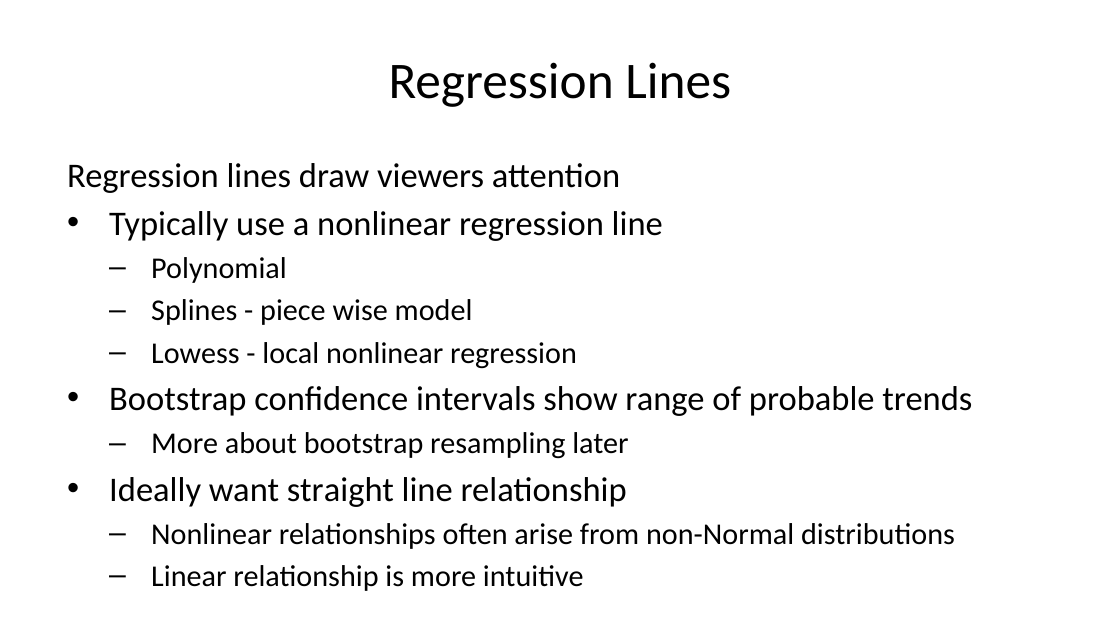
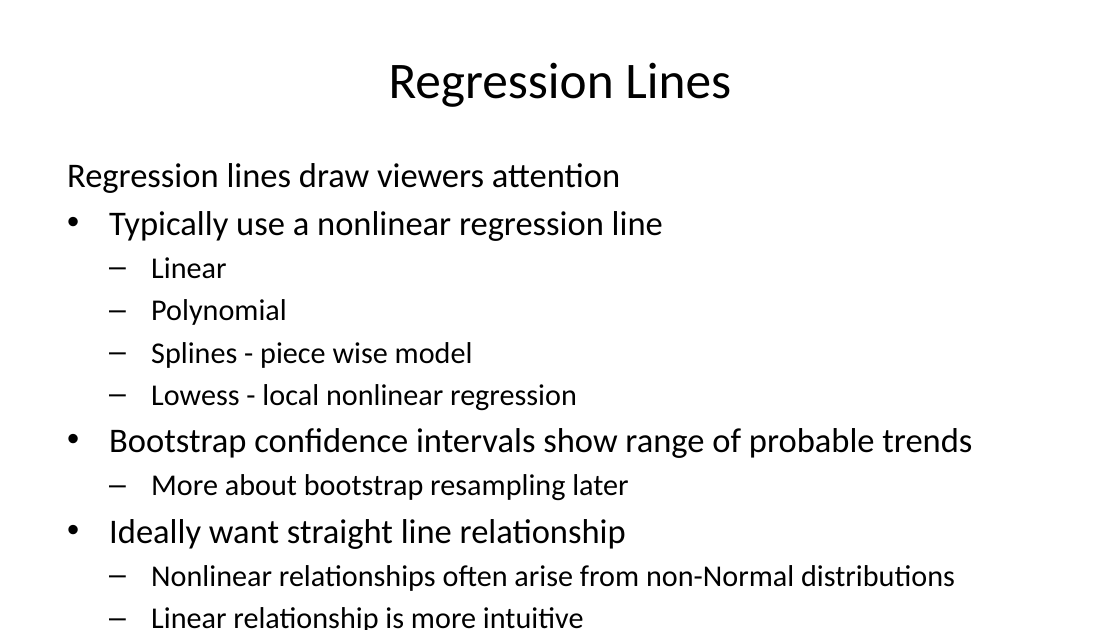
Before and after one commit to StephenElston/CSCI-E-83, a slide deck: slide 64 of LectureSlides/01_PreceptionForScientificVisualization.pptx. Drawn at 1120x630 pixels with LibreOffice and Linux fonts; fonts in the diff are those of the drawing. Boxes give left, top, right and bottom in pixels: in the first picture for what was removed or moved away, otherwise in the second. Text is boxed around its words. In the diff, an @@ line names an element or a change of style, - is before the commit and + after.

Commit message:
Corrected typos from lecture

```diff
--- a/LectureSlides/01_PreceptionForScientificVisualization.pptx
+++ b/LectureSlides/01_PreceptionForScientificVisualization.pptx
@@ text at [151,257,226,279]: paragraph added @@
+  – Linear
```
Also in this commit, not shown: 4 other slides changed.
